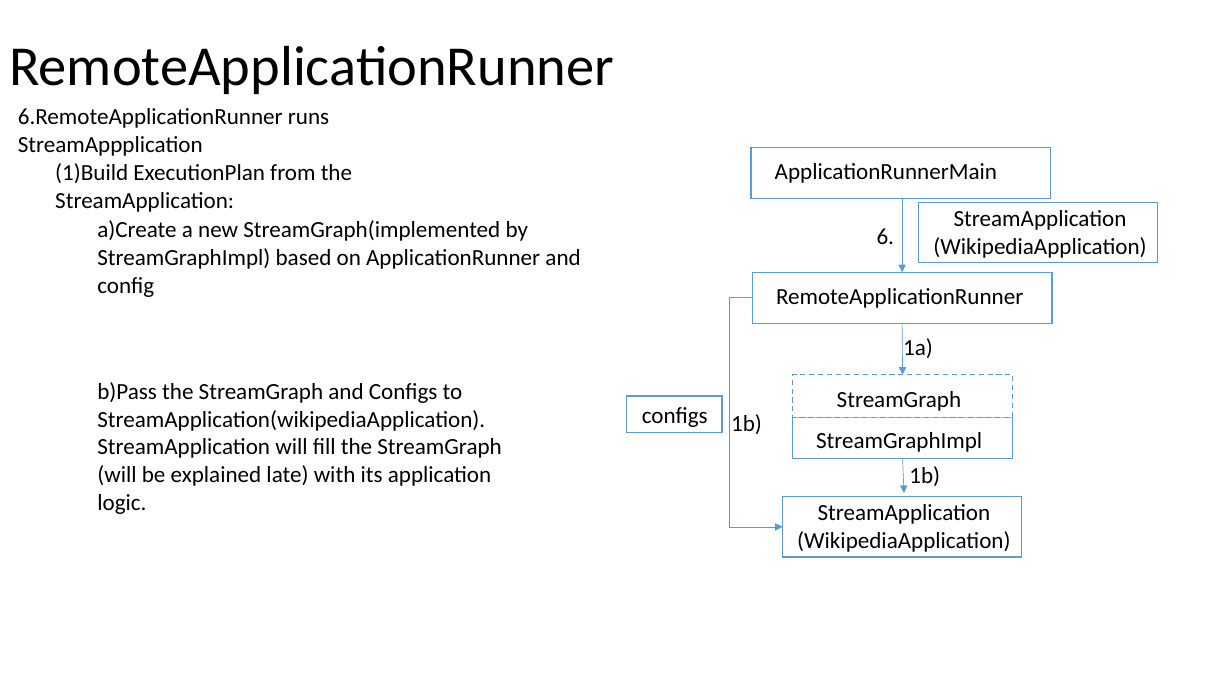
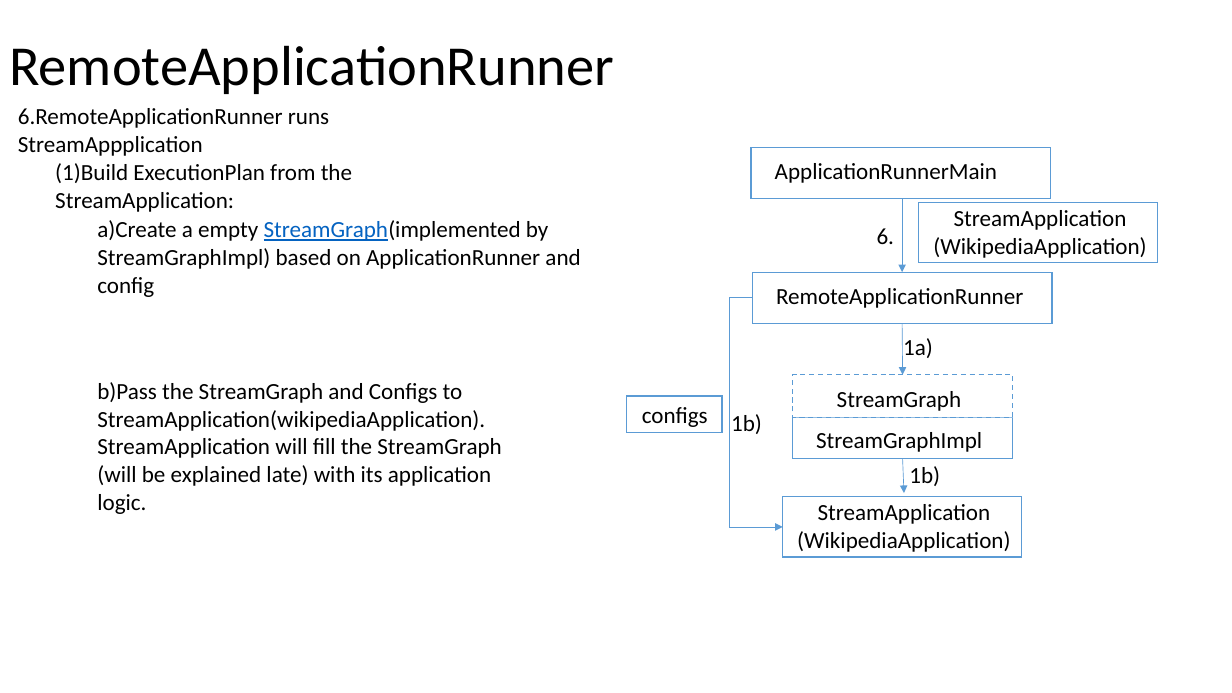
Before and after one commit to Swrrt/Samza-Documents, a slide deck: slide 28 of Documentation/SamzaStructure.pptx (slide 26 before the commit). Drawn at 1232x693 pixels with LibreOffice and Linux fonts; fonts in the diff are those of the drawing. Boxes give left, top, right and bottom in pixels: in the first picture for what was removed or moved away, otherwise in the second. Text is boxed around its words. In the diff, an @@ line names an element or a change of style, - is before the commit and + after.

Commit message:
ApplicationRunner is over!

```diff
--- a/Documentation/SamzaStructure.pptx
+++ b/Documentation/SamzaStructure.pptx
@@ text at bbox=[97, 220, 580, 297]: text changed @@
-a)Create a new StreamGraph(implemented by StreamGraphImpl) based on ApplicationRunner and config
+a)Create a empty StreamGraph(implemented by StreamGraphImpl) based on ApplicationRunner and config
```
Also in this commit, not shown: 8 other slides changed, 5 slides added, 1 slide removed.
